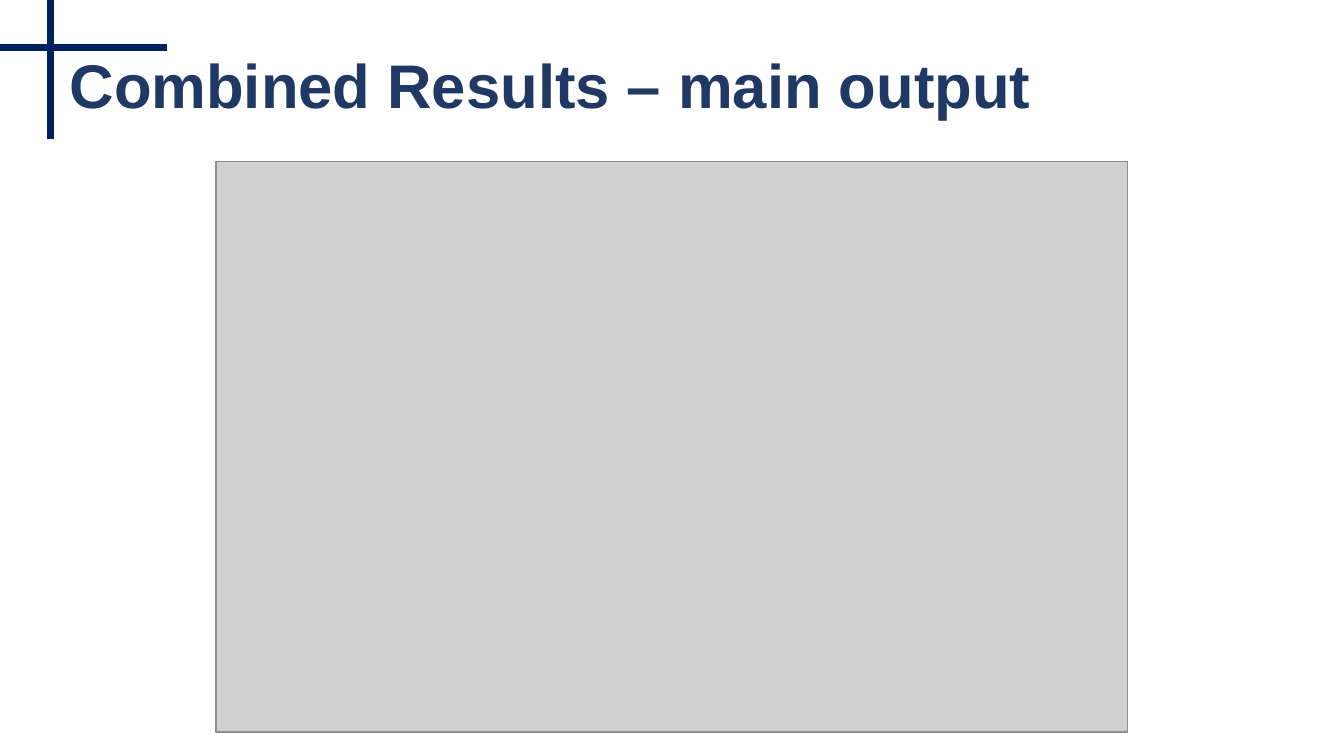
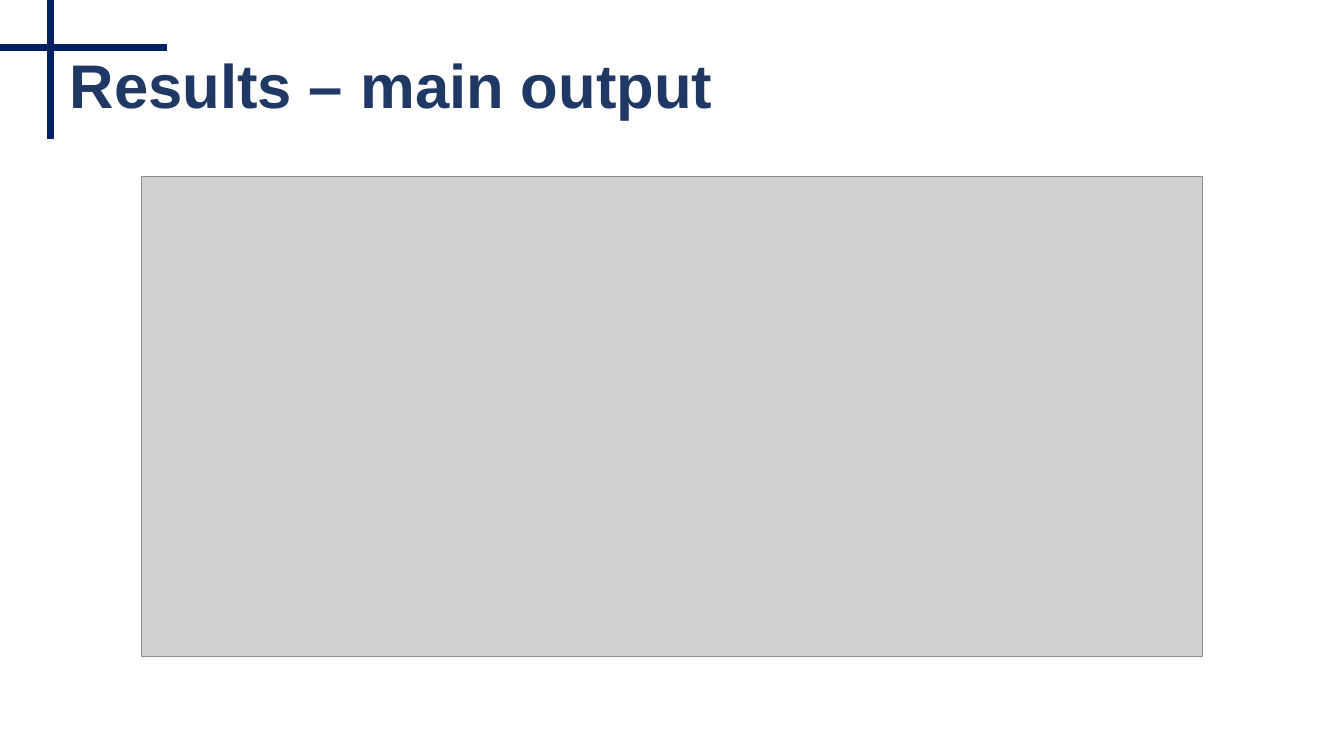
Before and after one commit to Bayesian-Graphical-Modelling-Lab/BGM_Workshops, a slide deck: slide 17 of 2_Tutorial/Part III - Tutorial.pptx (slide 11 before the commit). Drawn at 1344x756 pixels with LibreOffice and Linux fonts; fonts in the diff are those of the drawing; grey boxes stand for pictures. Boxes give left, top, right and bottom in pixels: in the first picture for what was removed or moved away, otherwise in the second. Text is boxed around its words. In the diff, an @@ line names an element or a change of style, - is before the commit and + after.

```diff
--- a/2_Tutorial/Part III - Tutorial.pptx
+++ b/2_Tutorial/Part III - Tutorial.pptx
@@ title at [70,63,712,119]: text changed @@
-Combined Results – main output
+Results – main output
@@ picture: place and size @@
-picture at [216,161,1128,732]
+picture at [141,176,1203,656]
```
Also in this commit, not shown: 9 other slides changed, 6 slides added, 1 slide removed, 23 other files.
